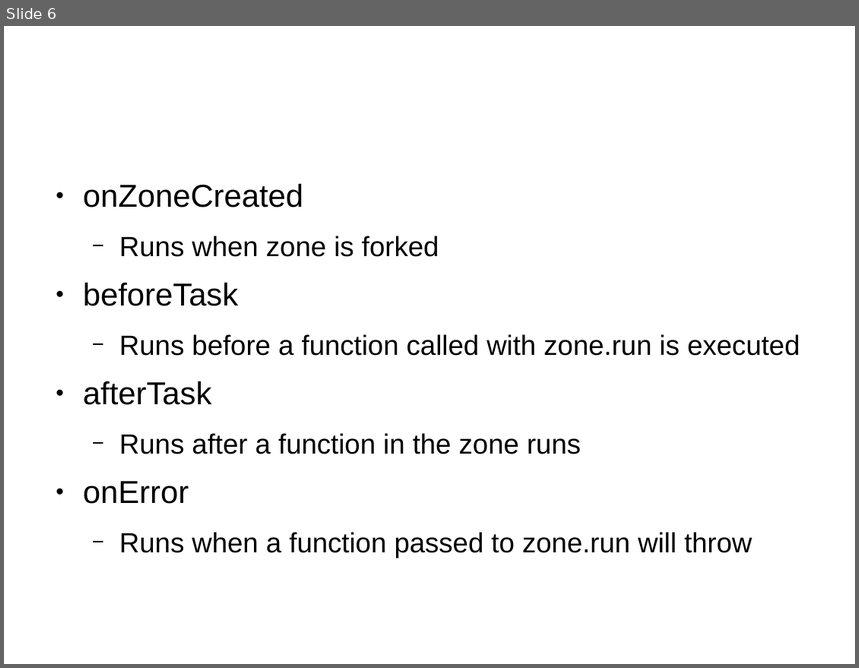
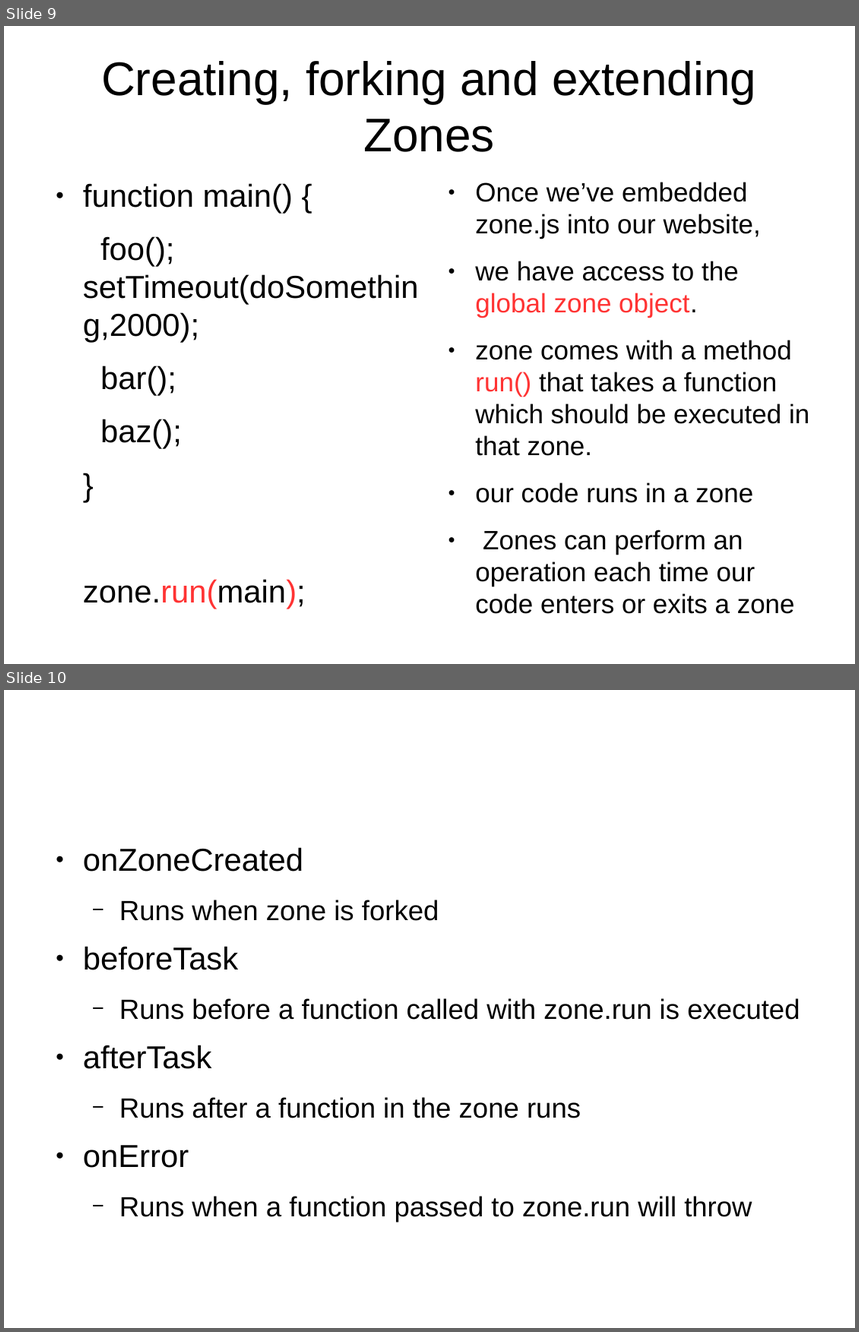
Before and after one commit to sallop/zone-tutorial, a slide deck: resume.odp. Shown one above the other, each under a label of ours: slide 6 before the commit, slides 9 and 10 after it. The pictures are 859x668 and 859x1332 pixels, drawn with LibreOffice and Linux fonts; fonts in the diff are those of the drawing. Boxes give left, top, right and bottom in pixels: in the first picture for what was removed or moved away, otherwise in the second. Text is boxed around its words. In the diff, an @@ line names an element or a change of style, - is before the commit and + after.

```diff
--- a/resume.odp
+++ b/resume.odp
@@ slide 9 added at (4,26,855,664), background #FFFFFF @@
@@ title added at (101,61,756,152), 44 pt, text #000000 @@
+Creating, forking and extending Zones
@@ text added at (83,183,419,610), 29.6 pt, text #000000 @@
+● function main() {
+foo(); setTimeout(doSomething,2000);
+bar();
+baz();
+}
+zone.run(main);
@@ text added at (475,182,810,614), 24.8 pt, text #000000 @@
+● Once we’ve embedded zone.js into our website,
+● we have access to the global zone object.
+● zone comes with a method run() that takes a function which should be executed in that zone.
+● our code runs in a zone
+● Zones can perform an operation each time our code enters or exits a zone
@@ what was slide 6 is now slide 10 @@
```
Also in this commit, not shown: 1 slide changed, 3 other slides added.
